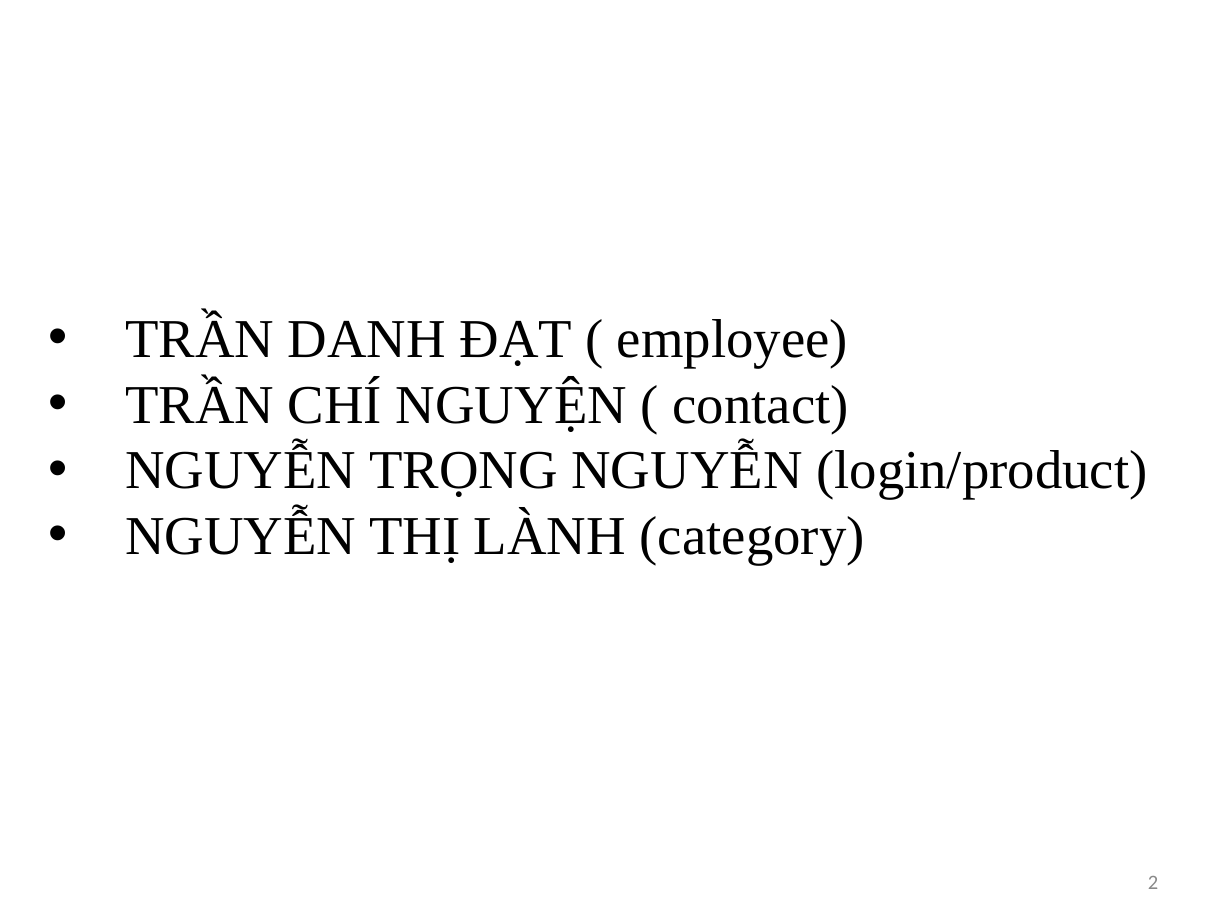
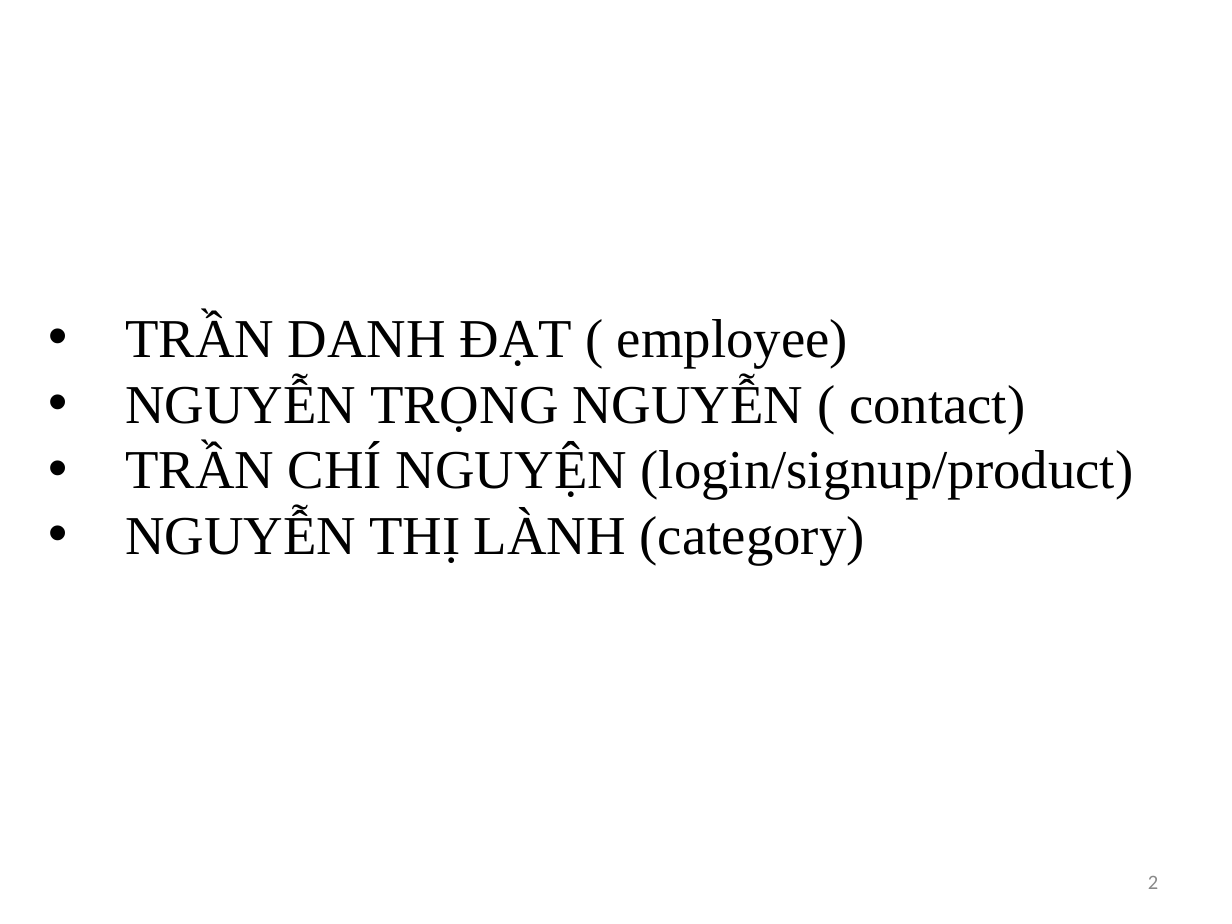
Before and after one commit to ktonguyen/baitapcuoikhoa, a slide deck: slide 2 of BAITHI_NHOM3.pptx. Drawn at 1232x924 pixels with LibreOffice and Linux fonts; fonts in the diff are those of the drawing; background and template pictures are left out. Boxes give left, top, right and bottom in pixels: in the first picture for what was removed or moved away, otherwise in the second. Text is boxed around its words. In the diff, an @@ line names an element or a change of style, - is before the commit and + after.

```diff
--- a/BAITHI_NHOM3.pptx
+++ b/BAITHI_NHOM3.pptx
@@ text at [125,380,1134,499]: text changed @@
-• TRẦN CHÍ NGUYỆN ( contact)
-• NGUYỄN TRỌNG NGUYỄN (login/product)
+• NGUYỄN TRỌNG NGUYỄN ( contact)
+• TRẦN CHÍ NGUYỆN (login/signup/product)
```
Also in this commit, not shown: 1 other file.
